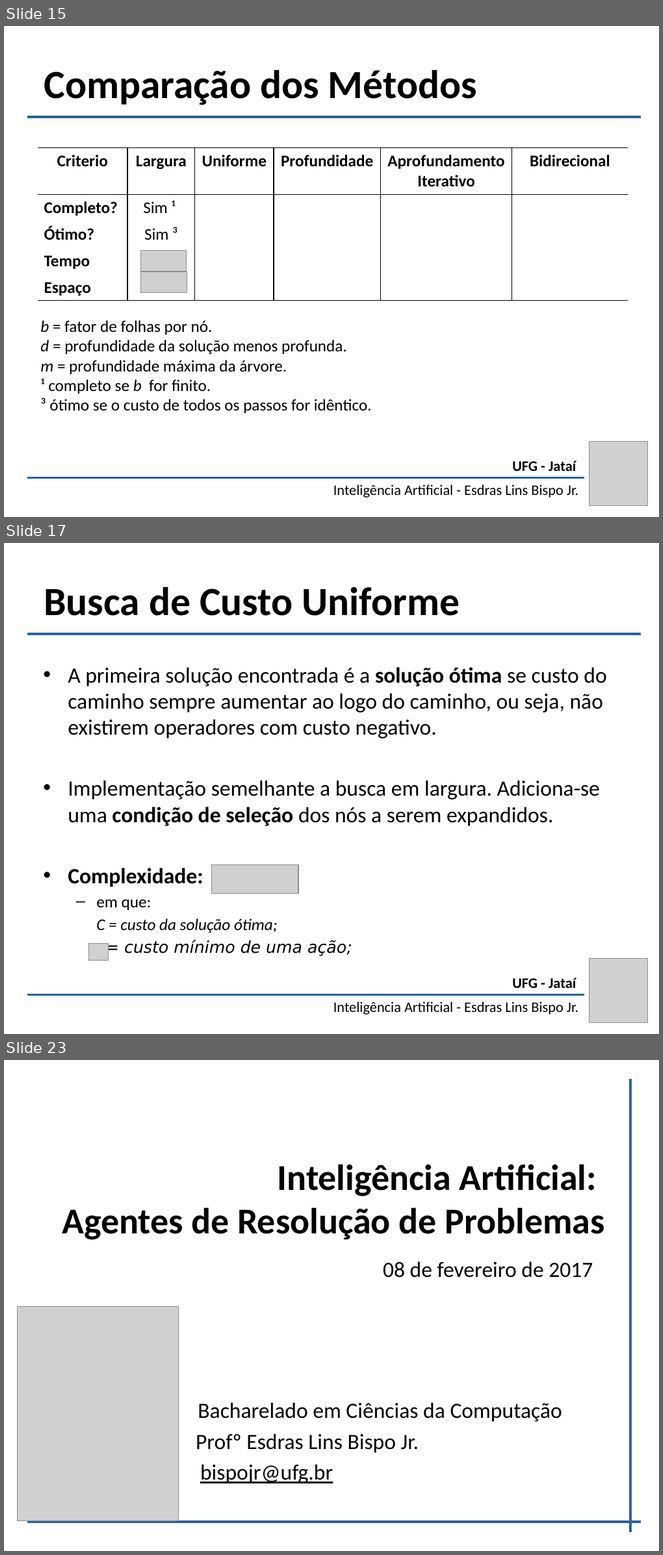
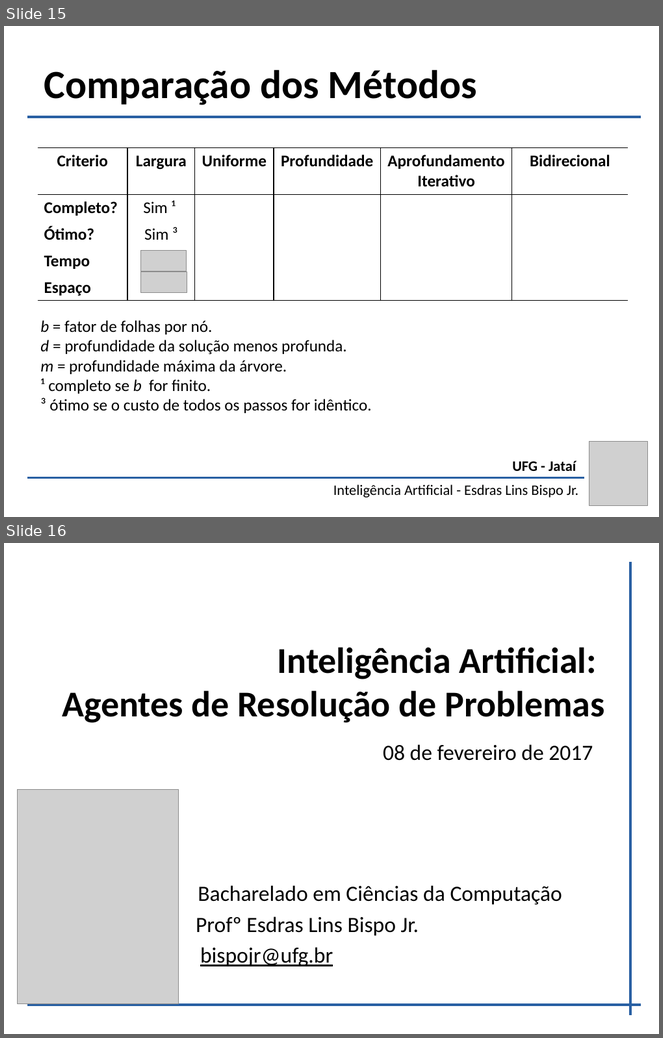
Before and after one commit to bispojr/ia, a slide deck: 2016.2/aulas/18/ia-18.pptx. Shown one above the other, each under a label of ours: slides 15, 17 and 23 before the commit, slides 15 and 16 after it; the slides between them are not shown. The pictures are 663x1555 and 663x1038 pixels, drawn with LibreOffice and Linux fonts; fonts in the diff are those of the drawing; grey boxes stand for pictures. Boxes give left, top, right and bottom in pixels: in the first picture for what was removed or moved away, otherwise in the second. Text is boxed around its words. In the diff, an @@ line names an element or a change of style, - is before the commit and + after.

```diff
--- a/2016.2/aulas/18/ia-18.pptx
+++ b/2016.2/aulas/18/ia-18.pptx
@@ slide 17 removed at bbox=[4, 543, 659, 1034], background #FFFFFF @@
@@ text removed at bbox=[44, 587, 460, 616] @@
-Busca de Custo Uniforme
@@ line removed from (641, 634) to (27, 634) @@
@@ text removed at bbox=[68, 667, 607, 956] @@
-• A primeira solução encontrada é a solução ótima se custo do caminho sempre aumentar ao logo do caminho, ou seja, não existirem operadores com custo negativo.
-• Implementação semelhante a busca em largura. Adiciona-se uma condição de seleção dos nós a serem expandidos.
-• Complexidade:
-  – em que:
-  C = custo da solução ótima;
-  = custo mínimo de uma ação;
@@ picture removed at bbox=[212, 865, 298, 893] @@
@@ picture removed at bbox=[89, 943, 108, 960] @@
@@ picture removed at bbox=[590, 959, 648, 1023] @@
@@ text removed at bbox=[512, 978, 576, 988] @@
-UFG - Jataí
@@ line removed from (584, 995) to (27, 995) @@
@@ text removed at bbox=[334, 1002, 579, 1015] @@
-Inteligência Artificial - Esdras Lins Bispo Jr.
@@ what was slide 23 is now slide 16 @@
```
Also in this commit, not shown: 6 other slides removed, 1 other file.
